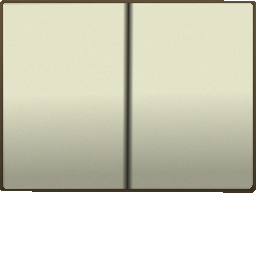
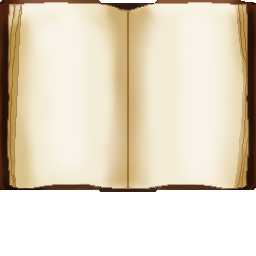
Layered file, before and after one edit (256 × 256). Changes by layer:
removed layer "Layer #1" over left=122, top=3, right=134, bottom=189
removed layer "pages" over left=3, top=3, right=253, bottom=189
removed layer "Layer" over left=0, top=0, right=256, bottom=193
renamed "guidebook_gui.png" to "62.png", painted on it over left=0, top=0, right=256, bottom=192
